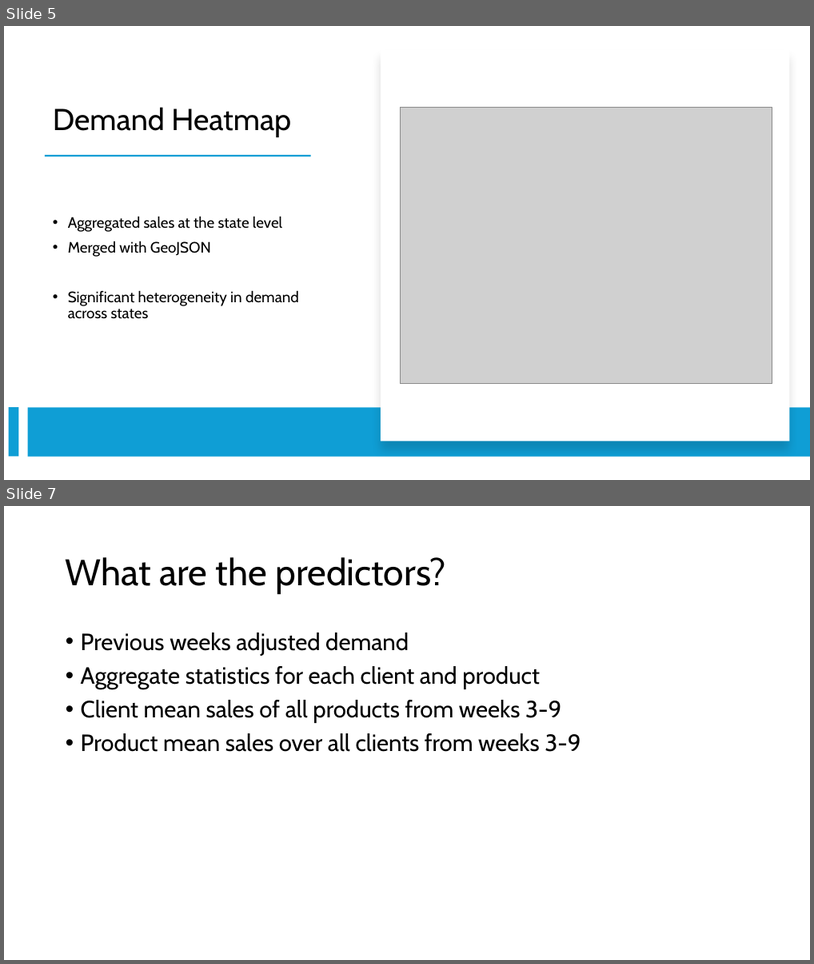
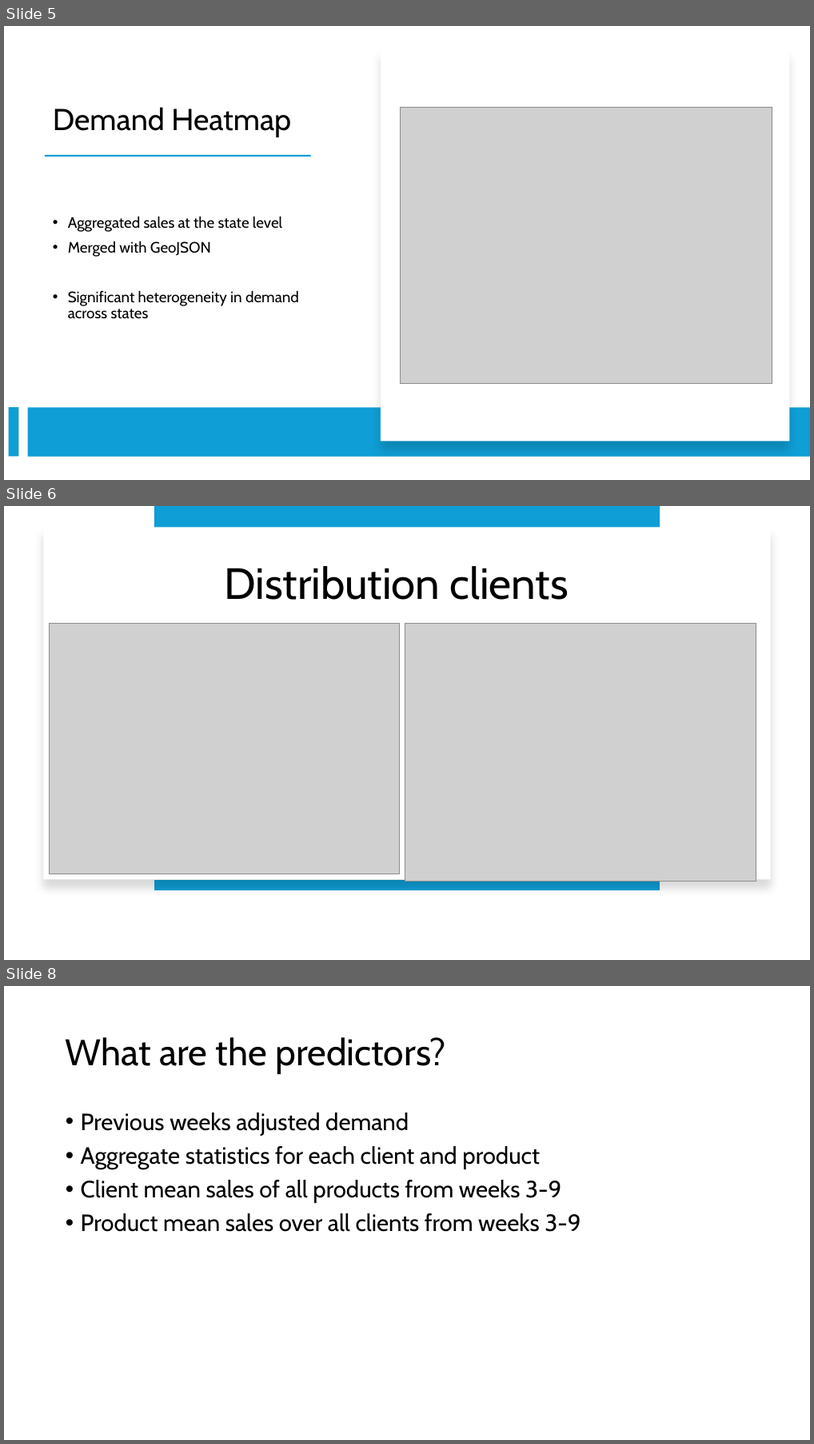
Before and after one commit to ElliotBlackstone/EWinter25_Product_Inventory, a slide deck: Predicting product demand.pptx. Shown one above the other, each under a label of ours: slides 5 and 7 before the commit, slides 5, 6 and 8 after it; the slides between them are not shown. The pictures are 814x964 and 814x1444 pixels, drawn with LibreOffice and Linux fonts; fonts in the diff are those of the drawing; grey boxes stand for pictures. Boxes give left, top, right and bottom in pixels: in the first picture for what was removed or moved away, otherwise in the second. Text is boxed around its words. In the diff, an @@ line names an element or a change of style, - is before the commit and + after.

```diff
--- a/Predicting product demand.pptx
+++ b/Predicting product demand.pptx
@@ slide 6 added at (4, 506, 810, 960), background #FFFFFF @@
@@ rectangle added at (43, 527, 771, 880), fill #FFFFFF @@
@@ rectangle added at (154, 506, 660, 872), fill #0F9ED5 @@
@@ text added at (224, 566, 569, 600), 52 pt, text #000000 @@
+Distribution clients
@@ picture added at (50, 623, 400, 873) @@
@@ picture added at (406, 623, 757, 880) @@
@@ line added from (660, 884) to (154, 884), #0F9ED5 12 pt @@
@@ what was slide 7 is now slide 8 @@
```
Also in this commit, not shown: 2 slides changed.
